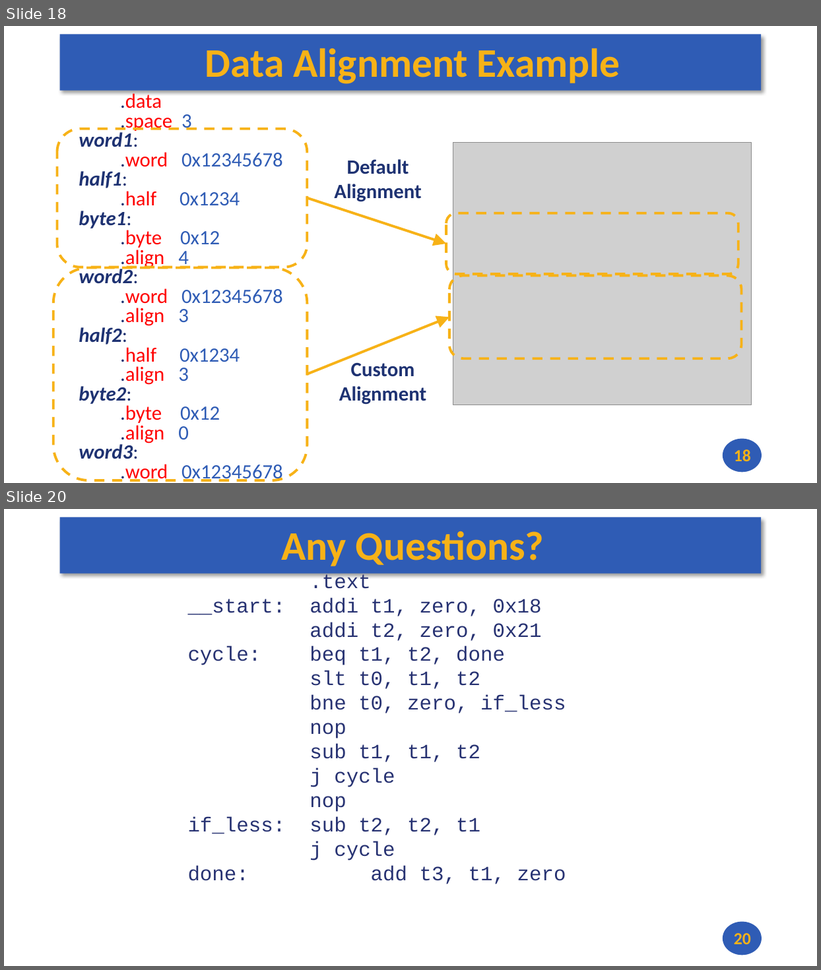
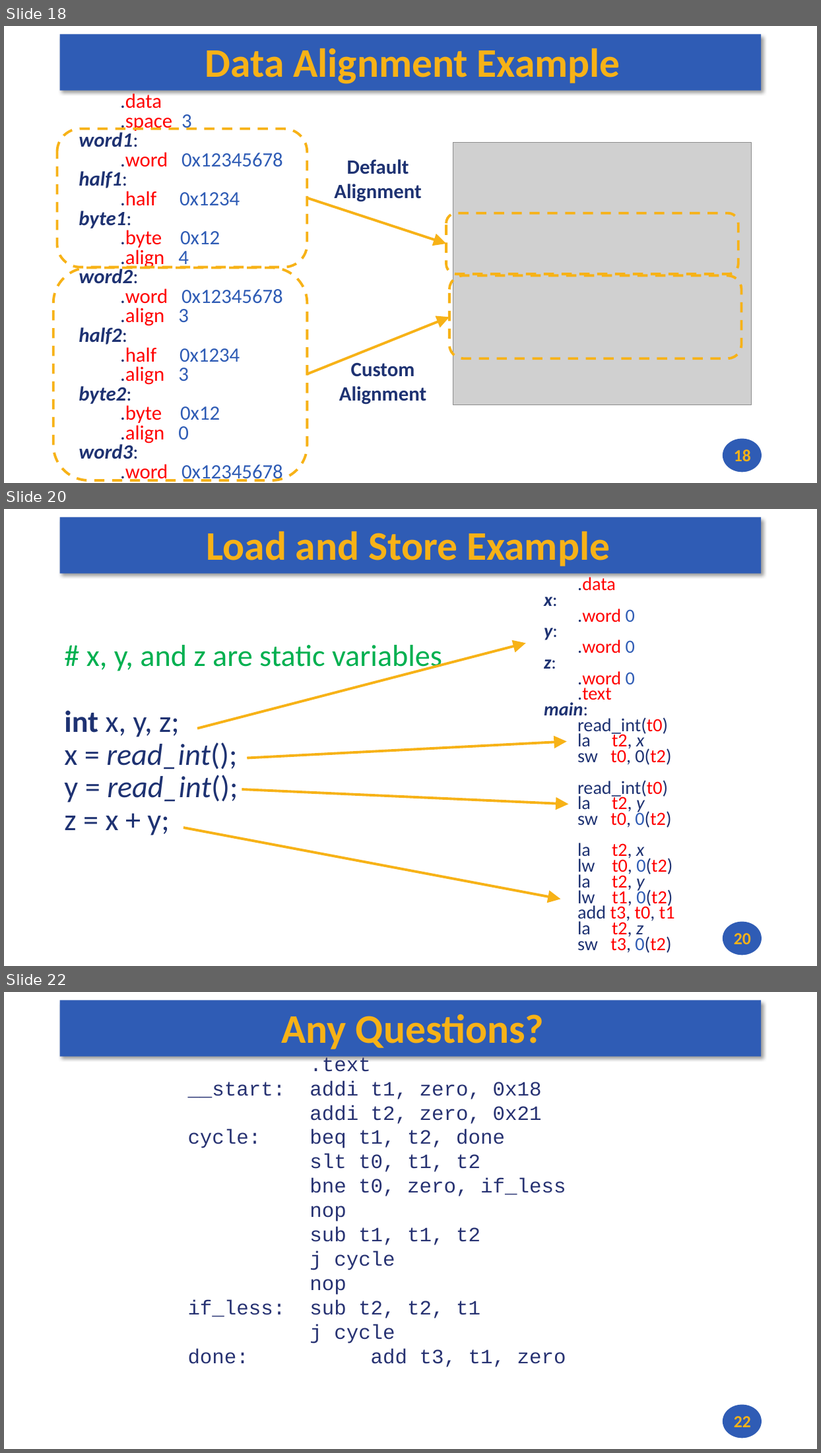
Before and after one commit to andrewt0301/hse-acos-course, a slide deck: docs/part1ca/05_MacrosBranchesArrays/CA_Lecture_05.pptx. Shown one above the other, each under a label of ours: slides 18 and 20 before the commit, slides 18, 20 and 22 after it; the slides between them are not shown. The pictures are 821x970 and 821x1453 pixels, drawn with LibreOffice and Linux fonts; fonts in the diff are those of the drawing; grey boxes stand for pictures. Boxes give left, top, right and bottom in pixels: in the first picture for what was removed or moved away, otherwise in the second. Text is boxed around its words. In the diff, an @@ line names an element or a change of style, - is before the commit and + after.

```diff
--- a/docs/part1ca/05_MacrosBranchesArrays/CA_Lecture_05.pptx
+++ b/docs/part1ca/05_MacrosBranchesArrays/CA_Lecture_05.pptx
@@ slide 20 added at bbox=[4, 509, 817, 966], background #FFFFFF; not listed: 2 template elements that a slide beside it also shows @@
@@ title added at bbox=[207, 531, 610, 566], 48 pt, text #F7B217, bold @@
+Load and Store Example
@@ text added at bbox=[544, 575, 675, 953], 22 pt, text #1E3272 @@
+.data
+x:
+.word 0
+y:
+.word 0
+z:
+.word 0
+.text
+main:
+read_int(t0)
+la t2, x
+sw t0, 0(t2)
+read_int(t0)
+la t2, y
+sw t0, 0(t2)
+la t2, x
+lw t0, 0(t2)
+la t2, y
+lw t1, 0(t2)
+add t3, t0, t1
+la t2, z
+sw t3, 0(t2)
@@ text added at bbox=[64, 645, 442, 836], 36 pt, text #1E3272 @@
+# x, y, and z are static variables
+int x, y, z;
+x = read_int();
+y = read_int();
+z = x + y;
@@ arrow added from (197, 729) to (526, 643), #F7B217 3 pt @@
@@ arrow added from (248, 758) to (567, 741), #F7B217 3 pt @@
@@ arrow added from (242, 789) to (569, 804), #F7B217 3 pt @@
@@ arrow added from (184, 828) to (561, 900), #F7B217 3 pt @@
@@ page number added at bbox=[734, 933, 751, 945], 20 pt, text #F7B217, bold @@
+20
@@ what was slide 20 is now slide 22 @@
@@ page number at bbox=[734, 1416, 751, 1428]: text changed @@
-20
+22
```
Also in this commit, not shown: 1 slide changed, 1 other slide added, 4 other files.
